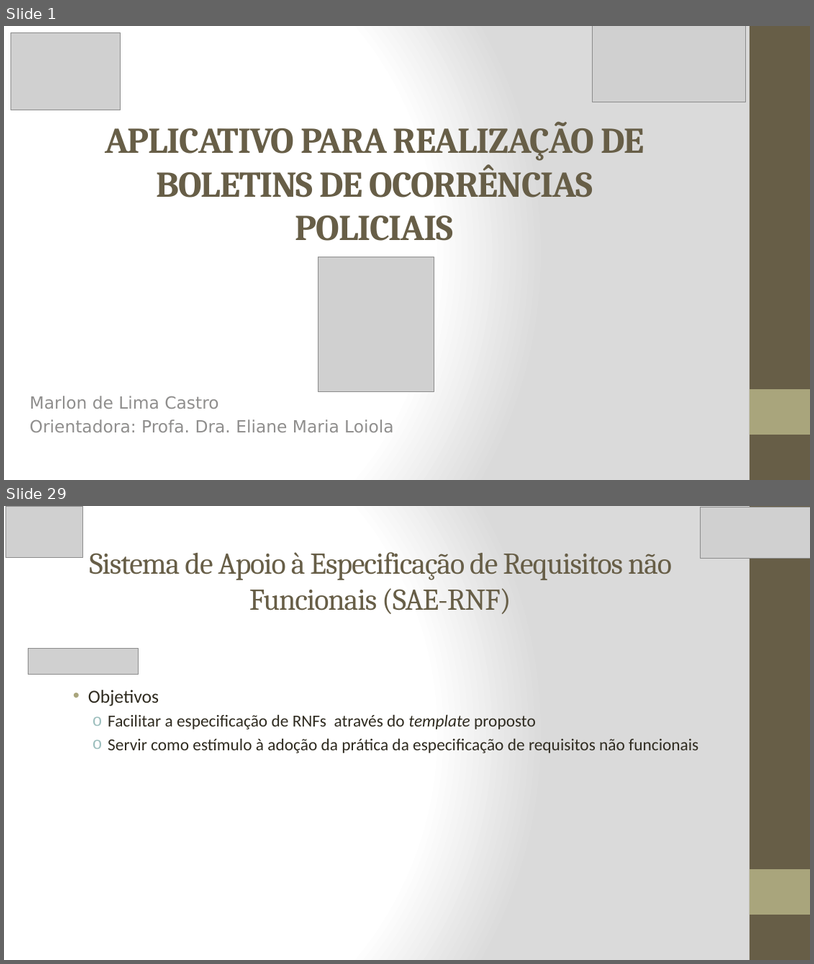
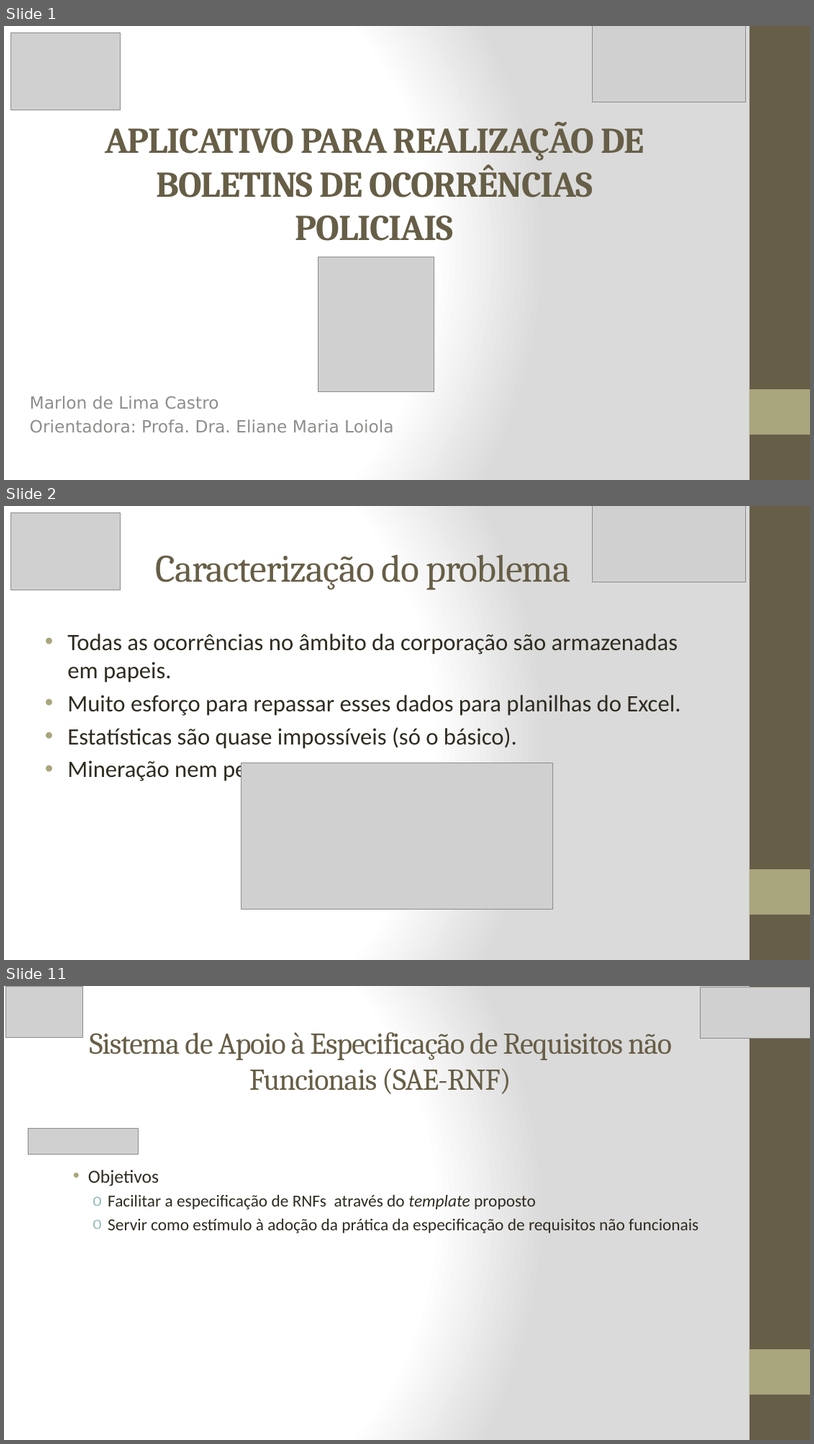
Before and after one commit to marlonscastro/estagiotcc, a slide deck: Apresentação_PPT.pptx. Shown one above the other, each under a label of ours: slides 1 and 29 before the commit, slides 1, 2 and 11 after it; the slides between them are not shown. The pictures are 814x964 and 814x1444 pixels, drawn with LibreOffice and Linux fonts; fonts in the diff are those of the drawing; grey boxes stand for pictures. Boxes give left, top, right and bottom in pixels: in the first picture for what was removed or moved away, otherwise in the second. Text is boxed around its words. In the diff, an @@ line names an element or a change of style, - is before the commit and + after.

```diff
--- a/Apresentação_PPT.pptx
+++ b/Apresentação_PPT.pptx
@@ slide 2 added at (4, 506, 810, 960), background gradient #FFFFFF to #DADADA; not listed: 2 template elements that a slide beside it also shows @@
@@ picture added at (10, 512, 120, 590) @@
@@ picture added at (593, 506, 746, 582) @@
@@ title added at (155, 554, 571, 590), 46 pt, text #675E47 @@
+Caracterização do problema
@@ text added at (67, 633, 681, 749), 28 pt, text #2F2B20 @@
+• Todas as ocorrências no âmbito da corporação são armazenadas em papeis.
+• Muito esforço para repassar esses dados para planilhas do Excel.
+• Estatísticas são quase impossíveis (só o básico).
+• Mineração nem pensar.
@@ picture added at (242, 762, 553, 908) @@
@@ what was slide 29 is now slide 11 @@
```
Also in this commit, not shown: 6 slides changed, 2 other slides added, 21 slides removed, 3 other files.
